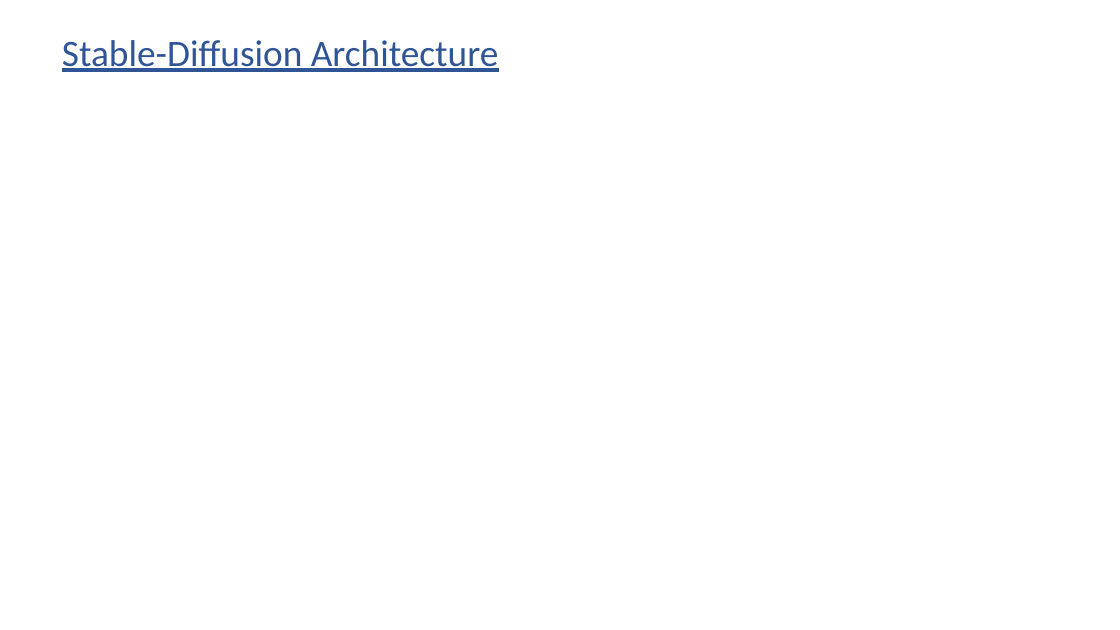
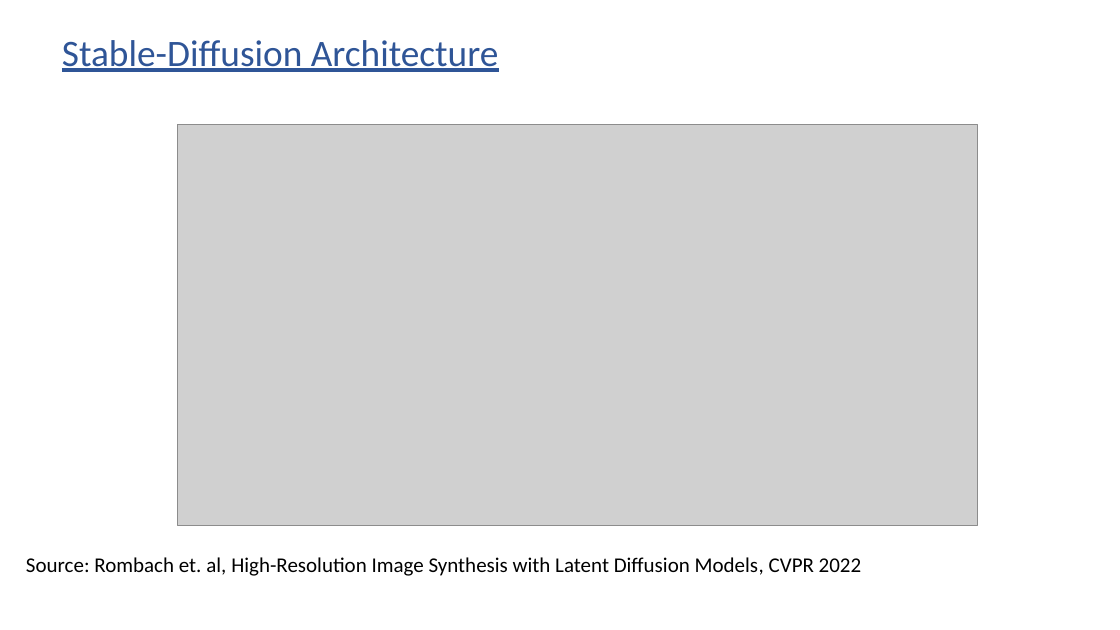
Before and after one commit to subirkumarparida/DDPM, a slide deck: slide 23 of Bias_Diffusion_v4.pptx (slide 22 before the commit). Drawn at 1120x630 pixels with LibreOffice and Linux fonts; fonts in the diff are those of the drawing; grey boxes stand for pictures. Boxes give left, top, right and bottom in pixels: in the first picture for what was removed or moved away, otherwise in the second. Text is boxed around its words. In the diff, an @@ line names an element or a change of style, - is before the commit and + after.

```diff
--- a/Bias_Diffusion_v4.pptx
+++ b/Bias_Diffusion_v4.pptx
@@ picture added at [178, 124, 978, 525] @@
@@ text added at [26, 557, 862, 576], 18 pt, text #000000 @@
+Source: Rombach et. al, High-Resolution Image Synthesis with Latent Diffusion Models, CVPR 2022
```
Also in this commit, not shown: 10 other slides changed, 2 slides added.
